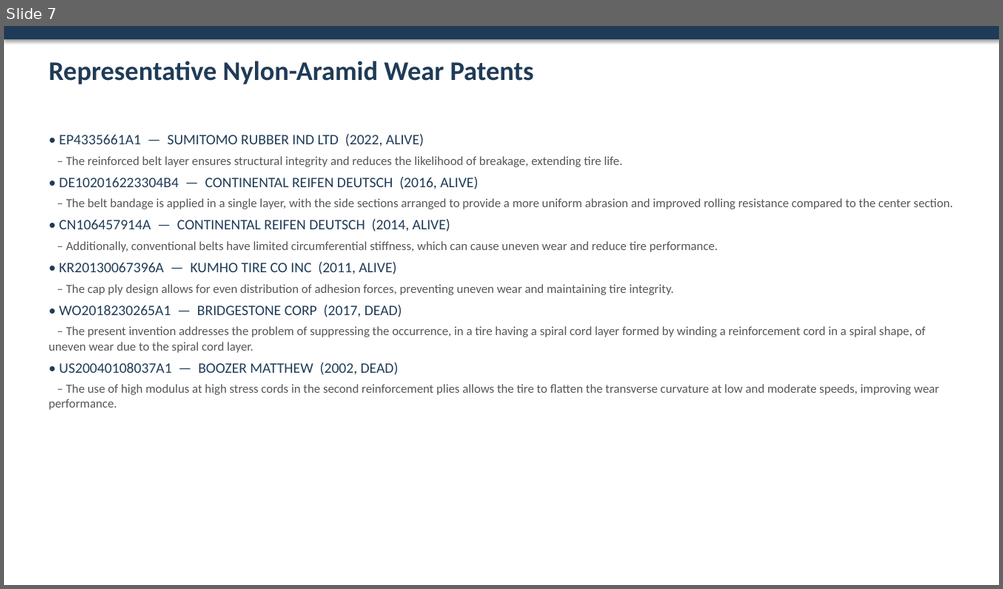
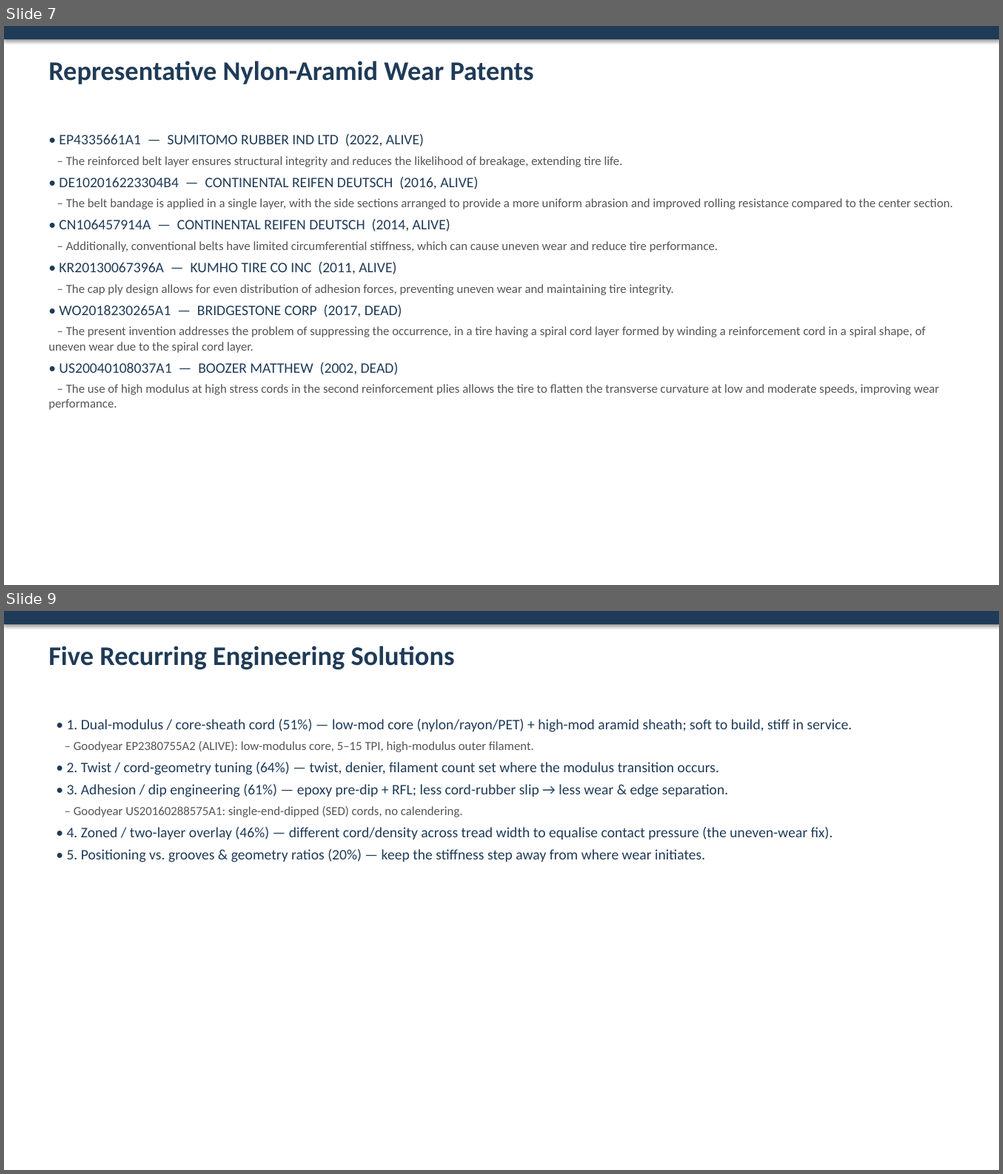
Before and after one commit to sreeharshahr09-gif/Sri, a slide deck: reports/Hybrid_Cord_Wear_Analysis.pptx. Shown one above the other, each under a label of ours: slide 7 before the commit, slides 7 and 9 after it; the slides between them are not shown. The pictures are 1003x589 and 1003x1174 pixels, drawn with LibreOffice and Linux fonts; fonts in the diff are those of the drawing. Boxes give left, top, right and bottom in pixels: in the first picture for what was removed or moved away, otherwise in the second. Text is boxed around its words. In the diff, an @@ line names an element or a change of style, - is before the commit and + after.

```diff
--- a/reports/Hybrid_Cord_Wear_Analysis.pptx
+++ b/reports/Hybrid_Cord_Wear_Analysis.pptx
@@ slide 9 added at [4,611,999,1170], background #FFFFFF @@
@@ rectangle added at [4,611,999,624], fill #1F3B57 @@
@@ text added at [48,646,455,669], 26 pt, text #1F3B57, bold @@
+Five Recurring Engineering Solutions
@@ text added at [67,719,852,863], 14 pt, text #1F3B57 @@
+• 1. Dual-modulus / core-sheath cord (51%) — low-mod core (nylon/rayon/PET) + high-mod aramid sheath; soft to build, stiff in service.
+– Goodyear EP2380755A2 (ALIVE): low-modulus core, 5–15 TPI, high-modulus outer filament.
+• 2. Twist / cord-geometry tuning (64%) — twist, denier, filament count set where the modulus transition occurs.
+• 3. Adhesion / dip engineering (61%) — epoxy pre-dip + RFL; less cord-rubber slip → less wear & edge separation.
+– Goodyear US20160288575A1: single-end-dipped (SED) cords, no calendering.
+• 4. Zoned / two-layer overlay (46%) — different cord/density across tread width to equalise contact pressure (the uneven-wear fix).
+• 5. Positioning vs. grooves & geometry ratios (20%) — keep the stiffness step away from where wear initiates.
```
Also in this commit, not shown: 1 slide changed, 2 other slides added, 2 other files.
